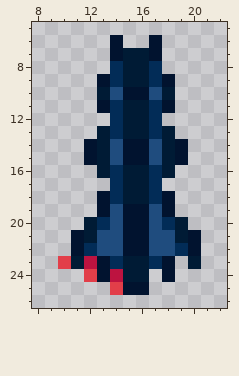
Edited in one commit: pixel-art sprite (void-project/Assets/Textures/Ship/Classes/Pirate/pr-lv2-derailer_right.png). The first picture shows the starting point.
The file is 32x32 pixels. Shown: x 8..22, y 5..26.
Now the later version:
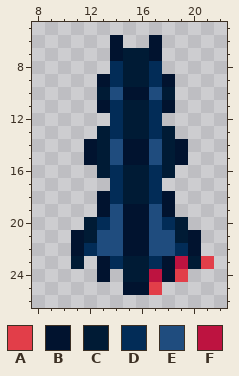
Palette (. is transparent): A #e23e49  B #01132f  C #001b35  D #022c57  E #1f4c7e  F #bd1340
Edits made:
The edit adds colour A in row 23 at x 21; in row 24 at x 19; in row 25 at x 17.
The edit adds colour F in row 23 at x 19; in row 24 at x 17.
The edit erases colour A in row 23 at x 10; in row 24 at x 12; in row 25 at x 14.
The edit erases colour F in row 23 at x 12; in row 24 at x 14.
Where, in picture pixels (left, top, right, bottom), the same in both pictures:
changed: (58, 256, 214, 295)
